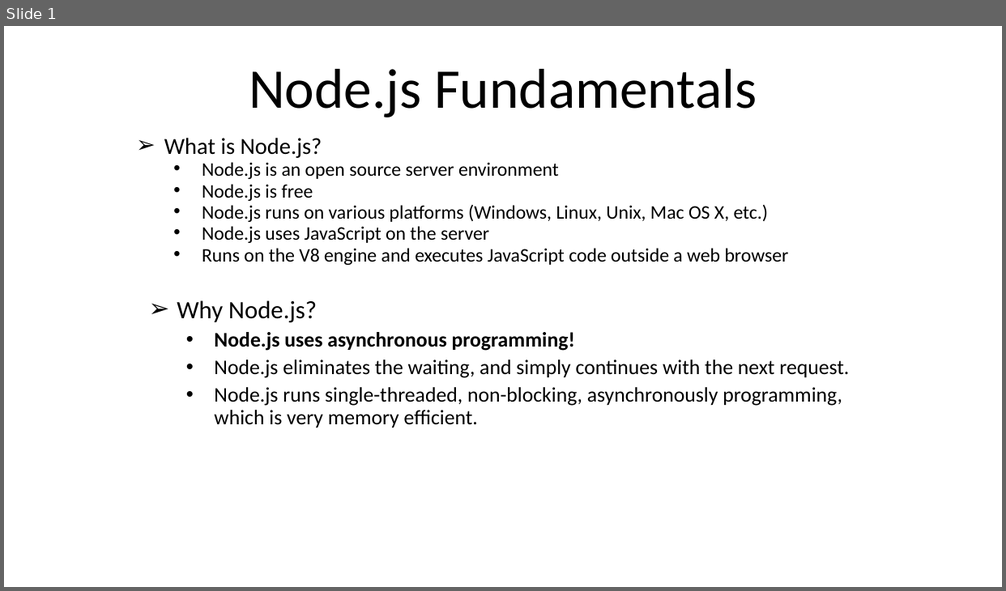
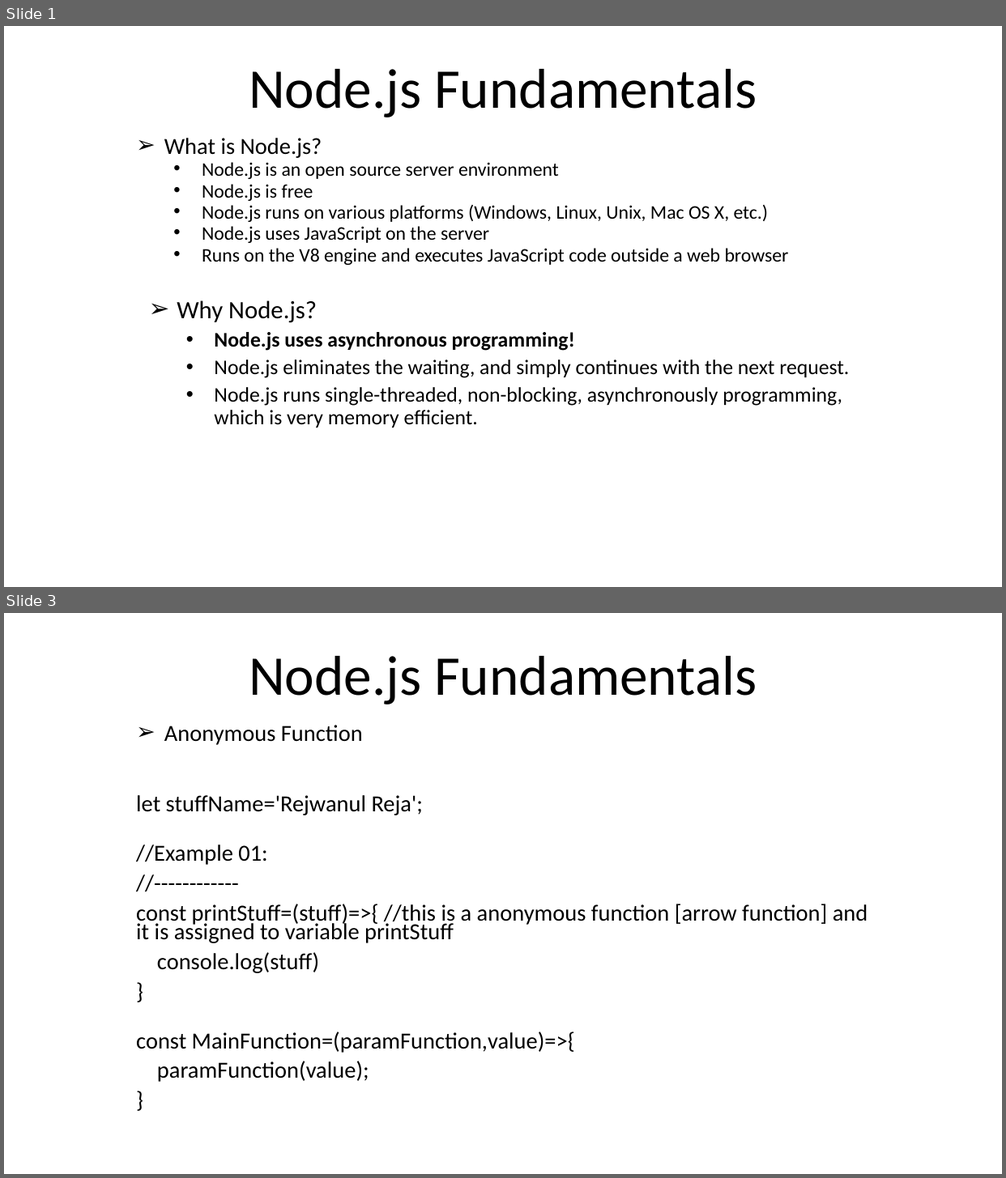
Before and after one commit to rezaice07/nodejs-fundamentals, a slide deck: ppt/01. Introduction.pptx. Shown one above the other, each under a label of ours: slide 1 before the commit, slides 1 and 3 after it; the slides between them are not shown. The pictures are 1006x591 and 1006x1178 pixels, drawn with LibreOffice and Linux fonts; fonts in the diff are those of the drawing. Boxes give left, top, right and bottom in pixels: in the first picture for what was removed or moved away, otherwise in the second. Text is boxed around its words. In the diff, an @@ line names an element or a change of style, - is before the commit and + after.

Commit message:
added anonymous function

```diff
--- a/ppt/01. Introduction.pptx
+++ b/ppt/01. Introduction.pptx
@@ slide 3 added at [4,613,1002,1174], background #FFFFFF @@
@@ title added at [249,656,756,705], 54 pt, text #000000 @@
+Node.js Fundamentals
@@ subtitle added at [136,725,868,1082], 22.2 pt, text #000000 @@
+➢ Anonymous Function
+let stuffName='Rejwanul Reja';
+//Example 01:
+//------------
+const printStuff=(stuff)=>{ //this is a anonymous function [arrow function] and it is assigned to variable printStuff
+console.log(stuff)
+}
+const MainFunction=(paramFunction,value)=>{
+paramFunction(value);
+}
```
Also in this commit, not shown: 2 other slides added, 4 other files.
